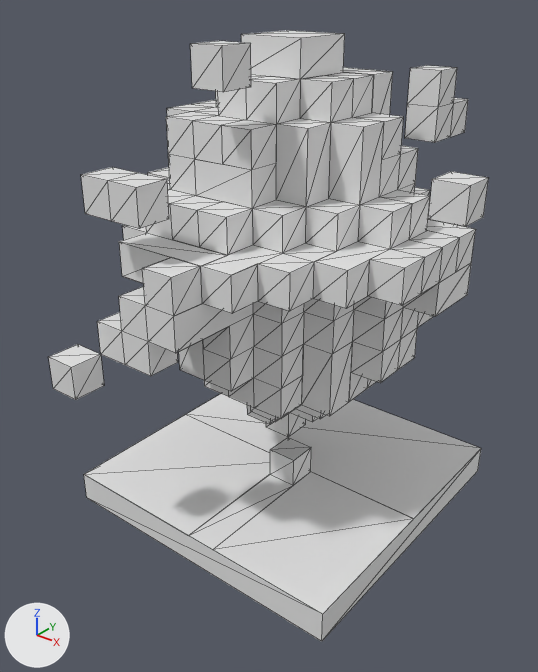
The FBX model Assets/Meshes/assets/SM_ennemi_1_Animation00_Frame_00.fbx, before and after one commit.
The view is the same before and after, from a 50 mm lens placed at (1.61, -2.344, 1.645), pointed at (0.303, -0.71, 0.633). The lights are fixed; the arrows at lower left show +X, +Y and +Z. Mesh edges are drawn as thin lines. Where no turn or scale is listed for an object, it has been applied to the vertices. Vertices at the same position are counted once.

The older version as bpy lines, for what is in view:
```python
me_sm_ennemi_1_animation00_frame_00 = bpy.data.meshes.new('SM_ennemi_1_Animation00_Frame_00')
me_sm_ennemi_1_animation00_frame_00.from_pydata(...)  # 551 vertices, 1006 faces; spans x -0.2..0.9, y -1.3..0.1, z 0.0..1.5
ob_ennemi_1_animation00_frame_00 = bpy.data.objects.new('ennemi_1_Animation00_Frame_00', me_sm_ennemi_1_animation00_frame_00)
ob_ennemi_1_animation00_frame_00.location = (0.0, 0.0, 0.0)
```
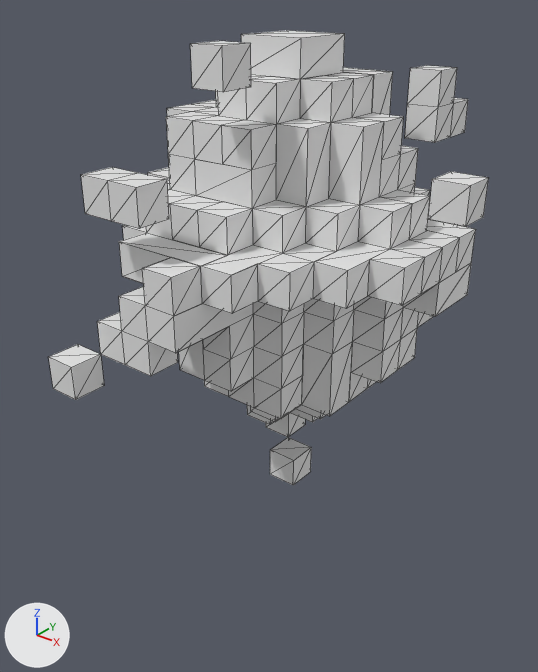
Commit message: Maj ennemi

What changed in the scene script:
```text
Change me_sm_ennemi_1_animation00_frame_00:
    used by ob_ennemi_1_animation00_frame_00; location = (0.0, 0.0, 0.0)
    remove me_sm_ennemi_1_animation00_frame_00.from_pydata(...)  # 551 vertices, 1006 faces; spans x -0.2..0.9, y -1.3..0.1, z 0.0..1.5
    add me_sm_ennemi_1_animation00_frame_00.from_pydata(...)  # 539 vertices, 990 faces; spans x -0.2..0.9, y -1.3..0.1, z 0.1..1.5
    me_sm_ennemi_1_animation00_frame_00 part 1
    12 vertices are removed from x -0.2..0.8, y -1.1..-0.1, z 0.0..0.1
    18 faces are deleted
    2 new faces join them
```

Location of each change, [x1, y1, x2, y2] in pixels of the pictures (538 x 672 px):
'ennemi_1_Animation00_Frame_00', reshaped (26% shorter)
    before: [49, 30, 488, 642]
    after: [49, 30, 488, 485]
part 1 of me_sm_ennemi_1_animation00_frame_00, cut back
    before: [84, 394, 481, 642]
